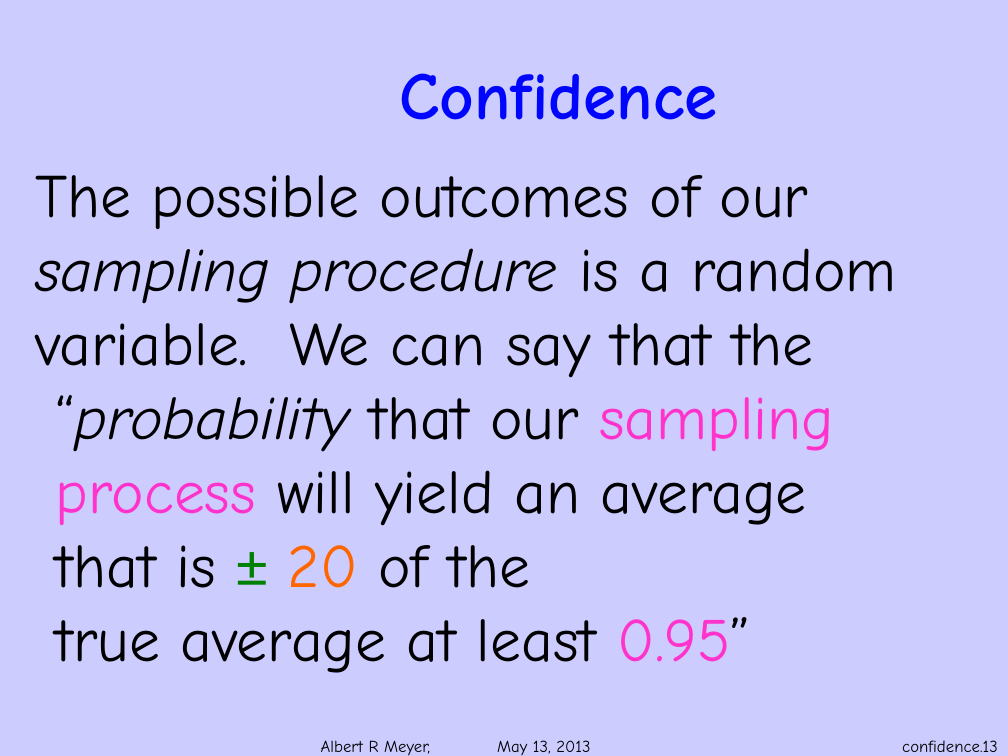
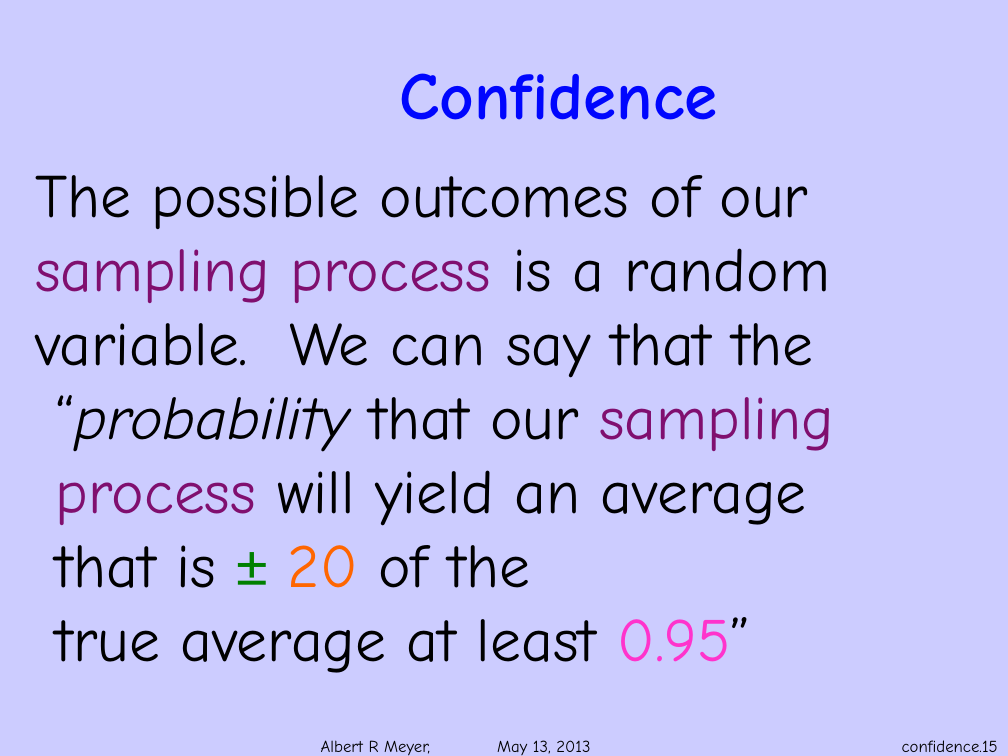
Before and after one commit to armeyer/mcs_web, a slide deck: slide 15 of spring13/slides13/confidence.pptx (slide 13 before the commit). Drawn at 1008x756 pixels with LibreOffice and Linux fonts; fonts in the diff are those of the drawing; background and template pictures are left out. Boxes give left, top, right and bottom in pixels: in the first picture for what was removed or moved away, otherwise in the second. Text is boxed around its words. In the diff, an @@ line names an element or a change of style, - is before the commit and + after.

Commit message:
law of large & sampling slides

```diff
--- a/spring13/slides13/confidence.pptx
+++ b/spring13/slides13/confidence.pptx
@@ text at [35, 175, 830, 378]: text changed @@
-The possible outcomes of our sampling procedure is a random variable. We can say that the
+The possible outcomes of our sampling process is a random variable. We can say that the
@@ text at [56, 395, 834, 526]: text colour #FF33CC to #800F6F in "sampling", "process" @@
@@ page number at [902, 740, 998, 752]: text changed @@
-confidence.13
+confidence.15
```
Also in this commit, not shown: 4 other slides changed, 2 slides added, 4 other files.
